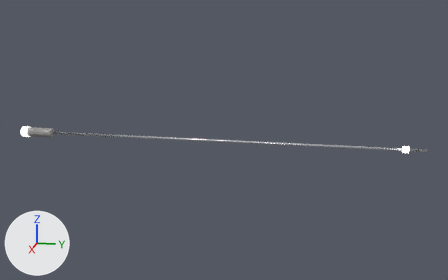
The glTF model assets/tables/arena/rods/fuzeball_rod_1man.glb as it was, and as the next commit left it.
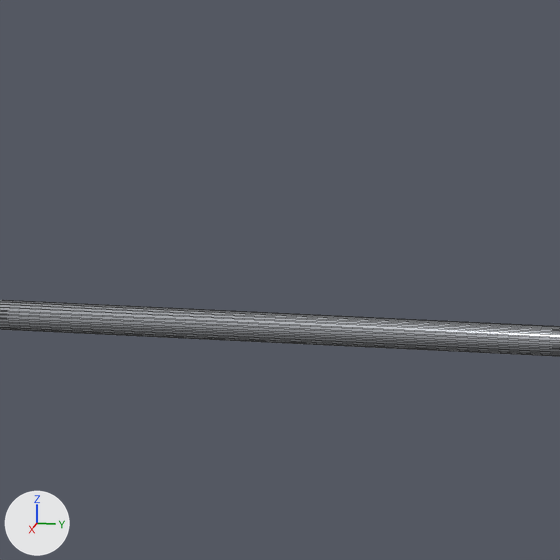
The first picture shows the older version from a 50 mm lens placed at (177.9, 34.4, 44.8), pointed at (-0.7, -1.3, 0.2). The close-ups show the older and then the newer version on the part from 31% to 41% of the width and 39% to 56% of the height of that picture. Only the edits that show in the close-ups are written down. Lighting does not change. The marker at lower left points along +X, +Y and +Z. The close-ups show mesh edges as thin lines. Where no turn or scale is listed for an object, it has been applied to the vertices.

Objects in the first close-up: 'rod1_bar.002'.
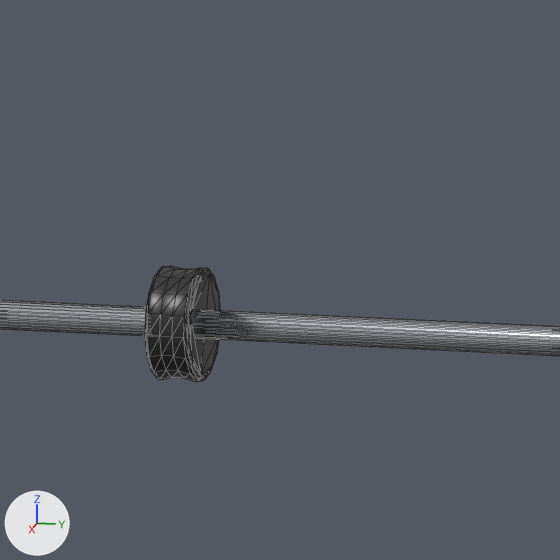
Boxes (x1, y1, x2, y2) around the edits, measured in the close-ups (560 x 560 px):
'CylinderL', added
    after: (145, 266, 221, 382)

Edits to the bpy script that builds the scene:
```text
Add mat_bumper_005:
    mat_bumper_005 = principled_material('bumper.005')
    mat_bumper_005.base_color = (0.0215, 0.0215, 0.0215)  # black #282828
    mat_bumper_005.roughness = 0.361
Add me_cylinder_014:
    me_cylinder_014.from_pydata(...)  # 128 vertices, 252 faces; spans x -1.51..1.51, y -0.61..0.61, z -1.51..1.51
    me_cylinder_014.materials.append(mat_bumper_005)  # black #282828
Add ob_cylinderl:
    ob_cylinderl = bpy.data.objects.new('CylinderL', me_cylinder_014)
    ob_cylinderl.location = (0.0, -23.5, 0.0)
```
